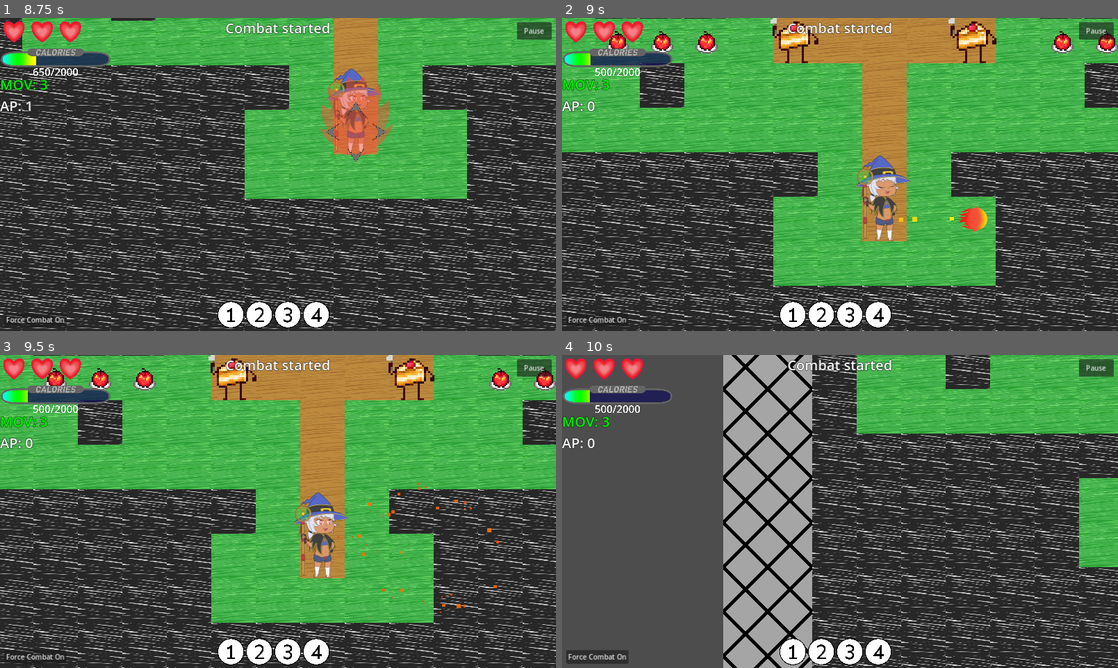
Above: before the commit, frames 1-4 (two rows, left to right).
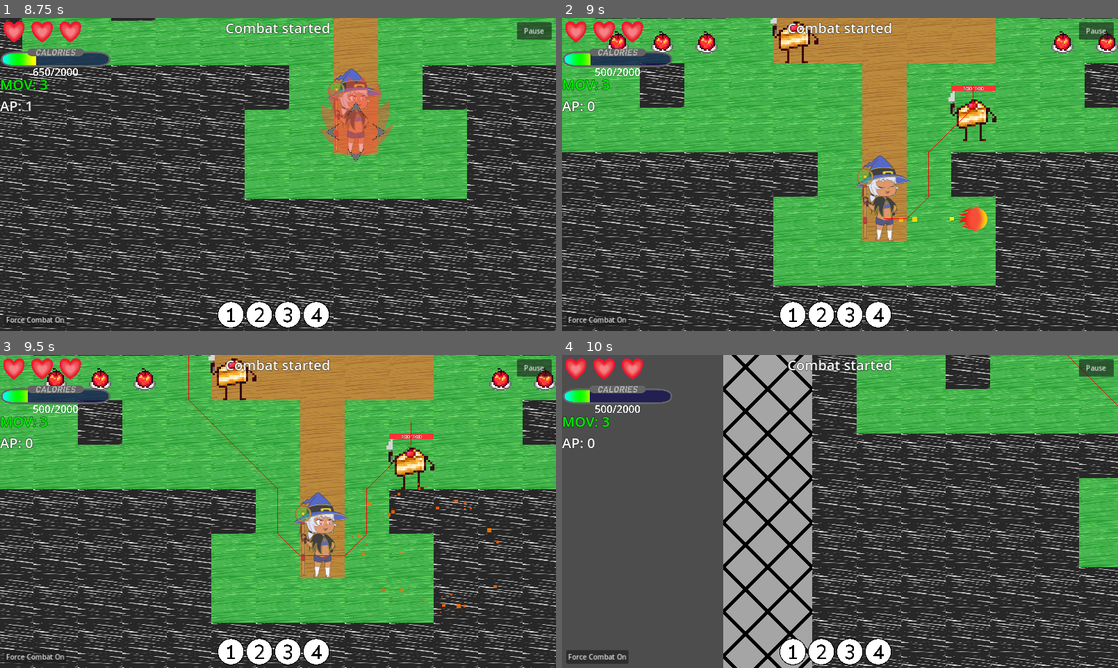
Above: after the commit, the same moments.

Repository: El-Chubbo/cfr-gainjam2024
Game: Godot game, scene res://Scenes/test_level2.tscn
Two runs of this game, one before a commit and one after it. Both use one fixed random seed, a clock stepped at 60 frames per second and the inputs below. This scene is started directly instead of the project's main scene. The engine's default icon, where the game draws it, is replaced by a stand-in: a white triangle on a blue panel in a dark square. Sound files missing from this copy of the repository are replaced by a short silence.
Inputs (mouse positions are in pixels of both pictures, inside the frame that each line leads up to):
- Up to frame 1 (8.75 s): click "Force Combat On" at 0.5 s; click (233, 315) at 1.25 s; tap Enter at 2 s; move the mouse to (400, 158) at 2.02 s; hold Right (right) 2.03-2.75 s; tap 1 (spell_1) at 2.1, 5.3, 7.55 s; click (400, 158) at 2.17 s; tap Space at 2.27, 7.52 s; click (261, 315) at 2.75 s; drag from (166, 190) to (55, 39) at 3.52 s; click (289, 315) at 4.25 s; move the mouse to (333, 105) at 5.02 s; hold Left (left) 5.03-5.75 s; tap 2 (spell_2) at 5.1 s; drag from (250, 237) to (111, 127) at 5.77 s; click (316, 315) at 6.5 s; move the mouse to (444, 221) at 7.27 s; hold Right (right) 7.28-8 s; tap 4 (spell_4) at 7.35 s; drag from (111, 127) to (144, 39) at 8.02 s
- Up to frame 2 (9 s): tap Space at 8.75 s; move the mouse to (867, 174) at 8.77 s; hold Right (right) from 8.78 s (still down); tap 1 (spell_1) at 8.85 s; click (867, 174) at 8.92 s
- Up to frame 3 (9.5 s): keep holding Right (right)
- Up to frame 4 (10 s): release Right (right) at 9.5 s; drag from (756, 433) to (1062, 376) at 9.52 s

Frame 1 is identical in both runs. In frame 2, 1.2% of the frame differs, in the area x 57-79%, y 0-65%; in frame 3, 1.3%, in the area x 32-79%, y 0-65%; in frame 4, less than 0.1%.

Commit message:
PATHFINDING AND TURNS IMPLEMENTED
IT WORKS! However there's still a lot of softlocks and the logic is unstable. Monsters get stuck on each other and don't avoid each other. They can also get misaligned with the tiles when attempting to make what's supposed to be an invalid movement. Killing monsters has inconsistent behavior.

Being able to pass turns, eat monsters, and a functioning movement resource are the last major things for the player side of the gameplay loop to be minimally functioning. Monsters still need a means of attack.

Diff:
--- a/Scenes/Components/monster_base.gd
+++ b/Scenes/Components/monster_base.gd
@@ -30,7 +30,7 @@
 func _ready() -> void:
 	#set up global signals
 	GameLogic.add_emitter("turn_ended", self)
-	GameLogic.add_listener("turn_started", self, "_on_turn_start")
+	GameLogic.add_listener("start_turn", self, "_on_turn_start")
 	GameLogic.add_emitter("defeated", self)
 	return
 
@@ -38,7 +38,9 @@
 #func _process(delta: float) -> void:
 	#pass
 
-func _on_turn_start():
+func _on_turn_start(entity: Variant):
+	if entity != self:
+		return
 	print_debug("Received turn start signal")
 	current_MOV = max_MOV
 	current_AP = max_AP
@@ -47,19 +49,23 @@
 	#if no attacks are in range, follow nav agent path with MOV
 	#if it's impossible for the monster to move or there's no MOV left, then end turn
 	while (current_AP > 0):
+		await get_tree().create_timer(0.5) #small interval between moves so not everything is moving instantly
 		##still needs a mean of checking attacks in the monster's movepool
 		if attack_component.check_attack_in_range() == true:
 			current_AP -= 1
 			continue
 	#calculate path using navigation Agent
 		else:
-			var direction = calculate_path()
-			#get the direction of the nearest path stage, then attempt moving that direction
-			if current_MOV > 0 and move_component.move(direction) == true:
-				current_MOV-= 1
-				continue
+			if current_MOV <= 0:
+				break
 			else:
-				break
+				var direction = calculate_path()
+				print_debug("Attempting to move ", direction)
+				var successful_move = await move_component.move(direction)
+				if successful_move:
+					current_MOV-= 1
+				else: break
+				#get the direction of the nearest path stage, then attempt moving that direction
 	print_debug("No more valid moves found, ending turn")
 	turn_ended.emit(self)
 	return
@@ -69,13 +75,13 @@
 	##ranged monsters should priortize finding an angle that can hit the player, not getting close
 	##this interaction may be too complicated to be worth implementing in a project of this scope
 	target = PlayerData.reference
-	nav_agent.current_agent_position = global_position
-	nav_agent.target_position = target.global_position
+	#nav_agent.current_agent_position = global_position
+	nav_agent.set_target_position(target.global_position)
 	var next_path_position = nav_agent.get_next_path_position()
 	#get the nearest direction to take for the path
 	##I need to get the vector between the current position and next path position
 	##then I need to convert that into a perpendicular direction
-	return nav_agent.current_agent_position.direction_to(next_path_position)
+	return global_position.direction_to(next_path_position)
 
 func get_MOV():
 	return current_MOV
@@ -94,6 +100,7 @@
 
 func on_defeat():
 	#todo: visual effects like vanish shader
+	turn_ended.emit(self)
 	visible = false
 	queue_free()
 	return
--- a/Scenes/Components/movement_component.gd
+++ b/Scenes/Components/movement_component.gd
@@ -4,7 +4,7 @@
 var tile_size = 256
 signal moved
 var MOV = 0
-
+@export var parent: Node2D
 
 @export var animation_speed = 10
 
@@ -16,6 +16,9 @@
 ##base_monster script was changed to directly send the direction so this is obsolete
 
 @onready var ray = %RayCast2D
+
+func _ready() -> void:
+	pass
 
 func _on_area_2d_area_entered(area: Area2D) -> void:
 	if area.is_in_group("from player") and area.is_in_group("spell"):
@@ -34,21 +37,21 @@
 func move(dir) -> bool:
 	ray.target_position = dir * tile_size
 	ray.force_raycast_update()
-	if !ray.is_colliding() or ray.get_collider().is_in_group("pickup"):
+	if !ray.is_colliding() or ray.get_collider().is_in_group("pickup") and dir != Vector2.ZERO:
 		#position += inputs[dir] * tile_size #instant movement
 		moved.emit()
 		var tween = create_tween()
-		tween.tween_property(self, "position",
-			position + dir * tile_size, 1.0/animation_speed).set_trans(Tween.TRANS_EXPO).set_ease(Tween.EASE_OUT)
+		tween.tween_property(parent, "global_position",
+			global_position + dir * tile_size, 1.0/animation_speed).set_trans(Tween.TRANS_EXPO).set_ease(Tween.EASE_OUT)
 		await tween.finished
 		return true
 	#small tween wiggle for invalid movement
 	##this likely won't happen, but good for knowing if pathfinding breaks
 	elif ray.is_colliding():
 		var tween = create_tween()
-		tween.tween_property(self, "position",
-			position + dir * (tile_size*0.1), 1.0/animation_speed).set_trans(Tween.TRANS_ELASTIC)
+		tween.tween_property(parent, "global_position",
+			global_position + dir * (tile_size*0.1), 1.0/animation_speed).set_trans(Tween.TRANS_ELASTIC)
 		await tween.finished
-		position -= dir * (tile_size*0.1)
+		global_position -= dir * (tile_size*0.1)
 		return false
 	return false
--- a/Scenes/Entities/cake_monster.tscn
+++ b/Scenes/Entities/cake_monster.tscn
@@ -52,9 +52,12 @@
 [node name="CakeMonster" type="Node2D" groups=["monster"]]
 script = ExtResource("1_551yx")
 max_health = 110
+max_MOV = 2
 
-[node name="MovementComponent" parent="." groups=["component"] instance=ExtResource("2_fok58")]
+[node name="MovementComponent" parent="." node_paths=PackedStringArray("parent") groups=["component"] instance=ExtResource("2_fok58")]
 unique_name_in_owner = true
+parent = NodePath("..")
+animation_speed = 6
 
 [node name="NavigationAgent2D" type="NavigationAgent2D" parent="."]
 path_postprocessing = 1
--- a/Scenes/game_logic.gd
+++ b/Scenes/game_logic.gd
@@ -185,6 +185,7 @@
 		current_turn_index += 1
 		if current_turn_index >= turn_order.size():
 			current_turn_index = 0
+		round_passed.emit()
 	else:
 		print_debug("Turn end signal from ", entity, " does not match turn index for ", turn_order[current_turn_index])
 		return
@@ -208,8 +209,8 @@
 #find all entities in the scene, add them to the list, then calculate the turn order
 func combat_start():
 	if !in_combat:
-		print_debug("Initiating combat")
 		in_combat = true
+		print_debug("Setting combat to", in_combat)
 		entities = get_tree().get_nodes_in_group("monster")
 		turn_order = entities.duplicate()
 		turn_order.shuffle()
@@ -221,17 +222,20 @@
 		print_debug("Monsters listed: ", entities)
 		print_debug("Turn order generated: ", turn_order)
 		combat_started.emit()
+		combat_loop()
 
 func combat_loop() ->void:
 	while(in_combat):
+		print_debug("Sending start turn signal to ", turn_order[current_turn_index])
+		await get_tree().create_timer(2.0)
+		start_turn.emit(turn_order[current_turn_index])
+		active_entity = turn_order[current_turn_index]
 		#signal logic and checks for whose turn it is
 		#sending signals to whichever entity has the turn
-		#entity sends signal back confirming it received the signal
-		#game logic gives the go ahead for the entity to begin action
 		#waits until the entity emits its "turn_ended" signal
-
-		start_turn.emit(turn_order[current_turn_index])
-		round_passed.emit()
+		await round_passed
+		#synchronization issue: monsters move instantly upon player turn ending when it should wait until after spells finish
+		#if a fireball kills a monster "mid-turn," it never emits its end turn signal and the game softlocks
 	return
 
 func _on_enemy_defeated(enemy: Node2D):
--- a/player_movement.gd
+++ b/player_movement.gd
@@ -5,7 +5,7 @@
 signal action_performed(action)
 signal action_failed(action)
 signal action_canceled
-signal ended_turn
+signal turn_ended(reference)
 signal moved(new_amount)
 signal health_changed(new_amount)
 signal took_damage(amount)
@@ -49,6 +49,7 @@
 @export var max_movement = 3
 @export var max_actions = 2
 var current_MOV = max_movement
+var turn_move_cap : int = max_movement
 var current_AP = max_actions
 @export var max_health: int = 3
 var current_health = max_health
@@ -100,7 +101,8 @@
 	GameLogic.add_emitter("moved", self)
 	GameLogic.add_emitter("ap_updated", self)
 	GameLogic.add_emitter("mov_updated", self)
-	GameLogic.add_listener("turn_started", self, "_on_turn_begin")
+	GameLogic.add_emitter("turn_ended", self)
+	GameLogic.add_listener("start_turn", self, "_on_turn_begin")
 	GameLogic.add_listener("combat_started", self, "_on_combat_start")
 	GameLogic.add_listener("combat_end", self, "_on_combat_end")
 	PlayerData.reference = self
@@ -221,14 +223,22 @@
 #new position is recorded as where the player has moved since the beginning of the turn
 #they are only allowed to move a certain amount of spaces away from their origin point, but can move back toward their origin point freely
 #elsewhere in the code, if an action is performed, the old position gets updated.
+##in retrospect, old position is always 0,0 relative to new position
+##so shouldn't the entire calculation just be with a Vector2.zero?
+##should be refactored later
 func update_movement_resource(dir):
+	print("Old position coordinates: ", old_position)
 	new_position += movement_inputs[dir]
-	current_MOV = max_movement - new_position.distance_to(old_position)
-	##I need to get the tile difference between the positions rather than global position amounts
+	print("New position coordinates: ", new_position)
+	var total_distance = abs(new_position.x - old_position.x) + abs(new_position.y - old_position.y)
+	print("Distance between positions: ", total_distance)
+	current_MOV = turn_move_cap - total_distance
 	mov_updated.emit(current_MOV)
 	return
 
-func check_possible_movement(dir):
+#this function is ONLY for the player reaching the edge of their allowed movement spaces
+#it can't be a simple "if current_movement == 0" since the player is allowed to go backwards.
+func check_movement_limit(dir):
 
 	pass
 
@@ -272,6 +282,8 @@
 				#print_debug(spell_1, " spell cast failed. Too few calories!")
 				action_failed.emit(action_buffer)
 				cancel()
+				##the issue here is that I need to fetch information from the spell, but I can't get that information without isntantiating it first
+				##unless there's another way?
 				return
 			spell_instance = spell_1.instantiate()
 			spell_instance.set_damage(final_attack) #this feels really gross to modify from here, oops coupling
@@ -321,6 +333,8 @@
 	#if an enemy attack is detected during the time frame the dodging state is active,
 	#attempt moving in direction input (dodging towards walls won't work)
 	#multi-space attacks should still deal damage if the player doesn't successfully dodge out of it
+	##Maybe a raycast or another area 2D can be used to check if the dodge was successful?
+	##Ideally the check should be isntantaneous and not be delayed until after the movement was performed
 	pass
 
 func _on_action_performed(action: String = "unspecified"):
@@ -328,23 +342,26 @@
 		current_AP -= 1
 		ap_updated.emit(current_AP)
 		old_position = new_position
+		turn_move_cap = current_MOV
 	if current_AP <= 0 and turn_state == turn_states.PLAYER_TURN:
+		print("Cirana has ended her turn")
 		has_turn = false
-		ended_turn.emit()
+		turn_ended.emit(self)
 		turn_state = turn_states.ENEMY_TURN
-		print("Cirana has ended her turn")
 	return
 
 #observer for receiving signal that the player turn has begun
 #enable movement, replenish movement and AP to max
 #record current tile map position
 func _on_turn_begin(entity_ID: Variant):
-	if entity_ID.get_rid() == self.get_rid():
+	if entity_ID == self:
+		print_debug("Cirana received start turn signal")
 		new_position = Vector2.ZERO
 		current_MOV = max_movement
 		current_AP = max_actions
 		has_turn = true
 		turn_state = turn_states.PLAYER_TURN
+		#bug: Cirana softlocked even though this function went through?
 	return
 
 #observer for receiving a spell cast input from the player
